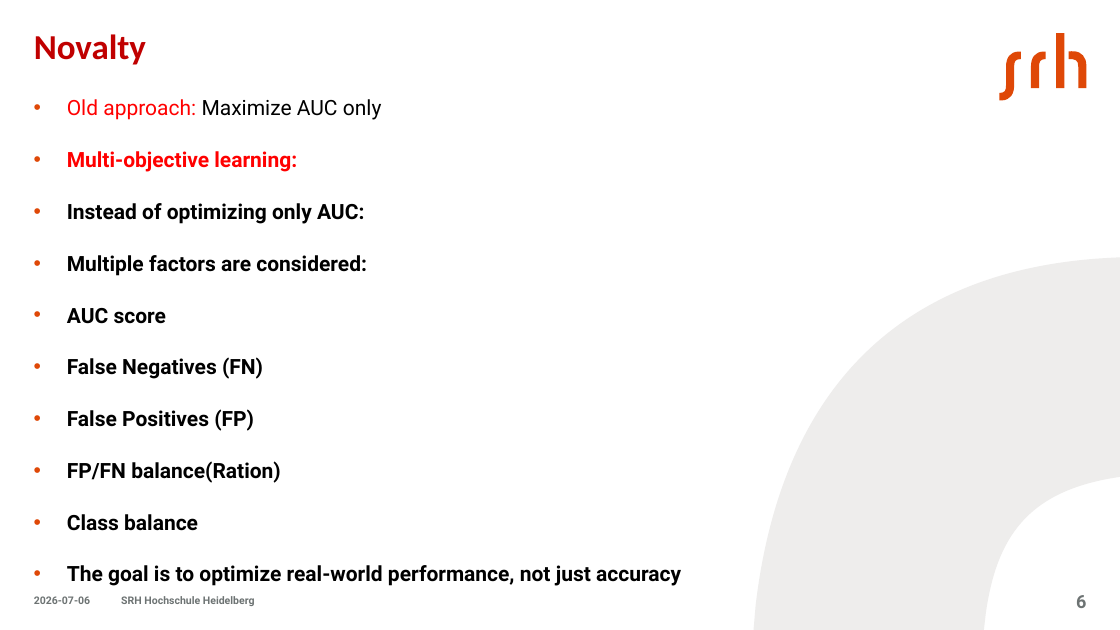
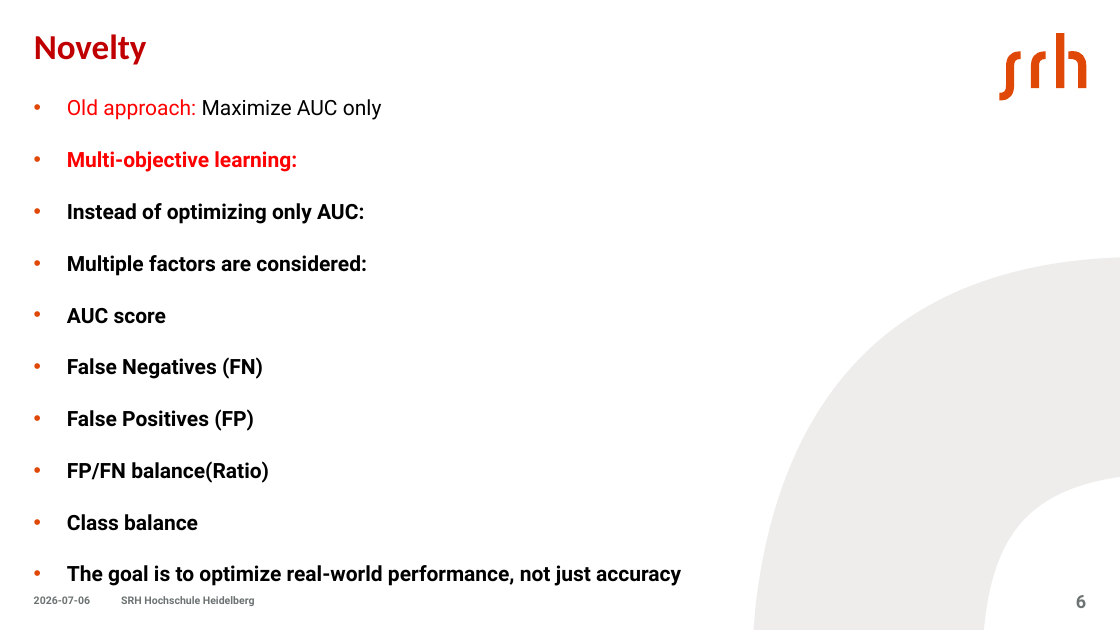
Before and after one commit to aminfeli/Thesis, a slide deck: slide 6 of presentation.pptx. Drawn at 1120x630 pixels with LibreOffice and Linux fonts; fonts in the diff are those of the drawing. Boxes give left, top, right and bottom in pixels: in the first picture for what was removed or moved away, otherwise in the second. Text is boxed around its words. In the diff, an @@ line names an element or a change of style, - is before the commit and + after.

```diff
--- a/presentation.pptx
+++ b/presentation.pptx
@@ title at bbox=[34, 34, 147, 65]: text changed @@
-Novalty
+Novelty
@@ text at bbox=[67, 461, 269, 483]: text changed @@
-• FP/FN balance(Ration)
+• FP/FN balance(Ratio)
```
Also in this commit, not shown: 2 other files.
